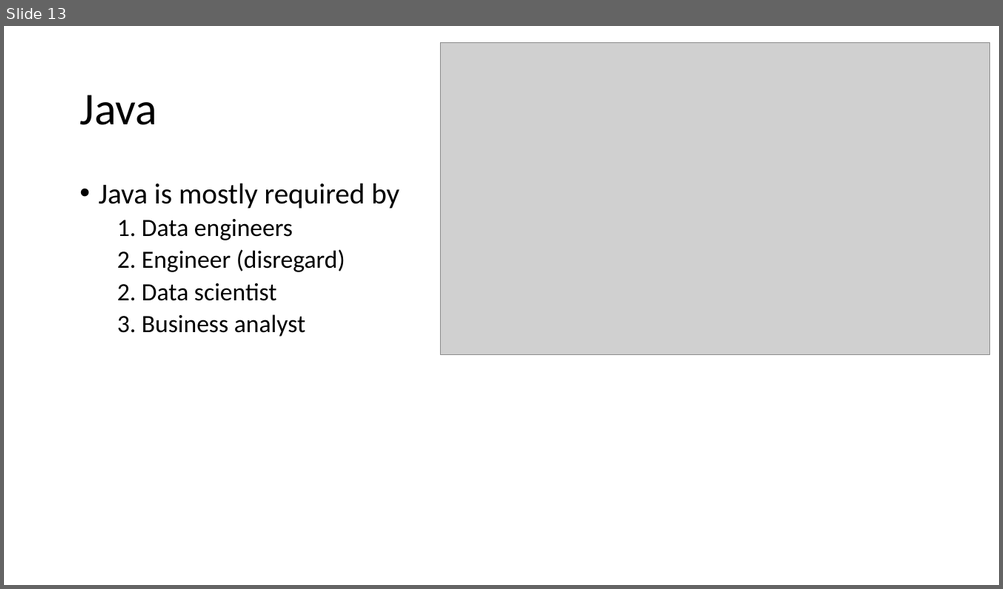
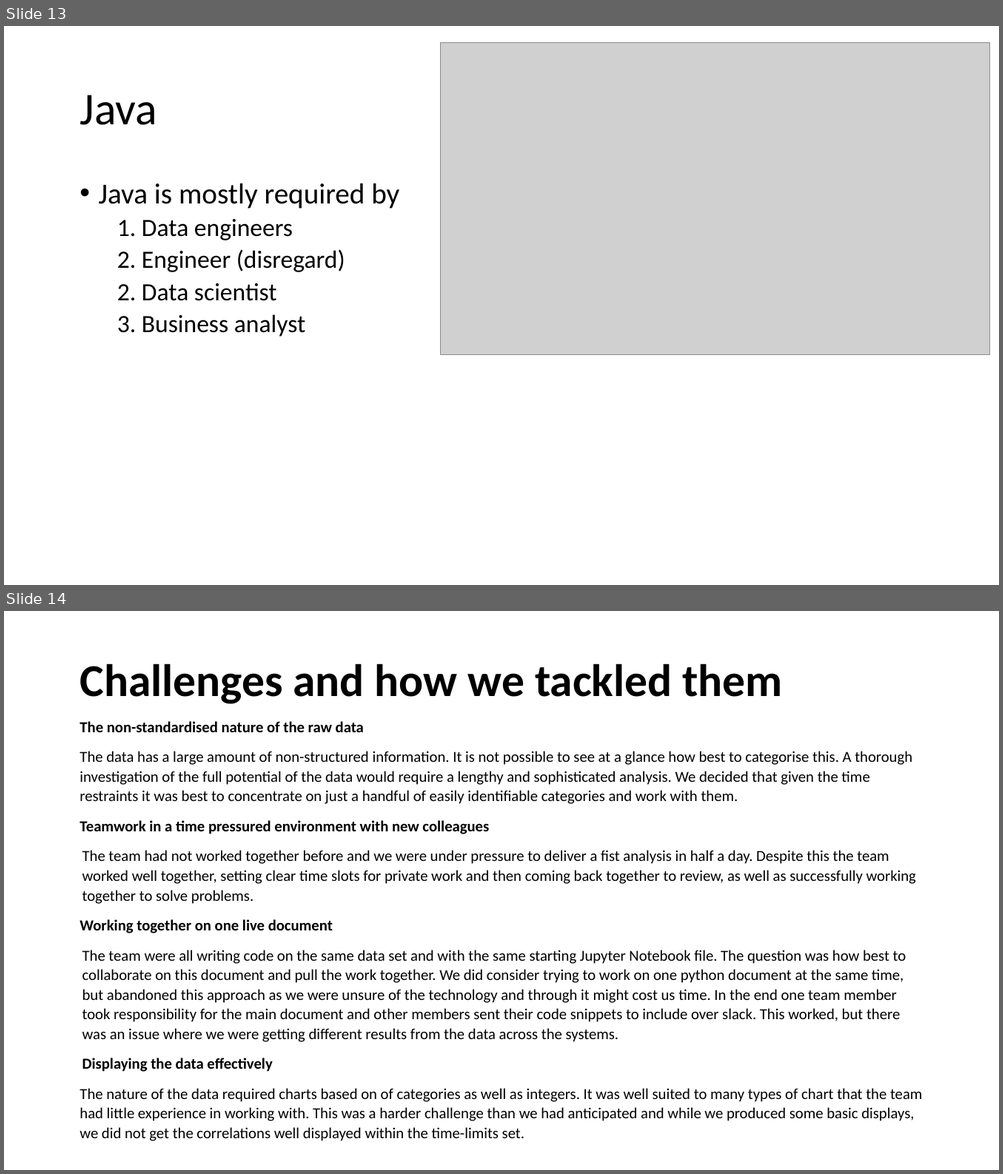
Before and after one commit to JosephineBiedermann/GroupProject1, a slide deck: Project1Presentation.pptx. Shown one above the other, each under a label of ours: slide 13 before the commit, slides 13 and 14 after it. The pictures are 1003x589 and 1003x1174 pixels, drawn with LibreOffice and Linux fonts; fonts in the diff are those of the drawing; grey boxes stand for pictures. Boxes give left, top, right and bottom in pixels: in the first picture for what was removed or moved away, otherwise in the second. Text is boxed around its words. In the diff, an @@ line names an element or a change of style, - is before the commit and + after.

```diff
--- a/Project1Presentation.pptx
+++ b/Project1Presentation.pptx
@@ slide 14 added at (4,611,999,1170), background #FFFFFF @@
@@ title added at (79,664,782,704), 44 pt, text #000000, bold @@
+Challenges and how we tackled them
@@ text added at (79,721,922,1142), 14.8 pt, text #000000 @@
+The non-standardised nature of the raw data
+The data has a large amount of non-structured information. It is not possible to see at a glance how best to categorise this. A thorough investigation of the full potential of the data would require a lengthy and sophisticated analysis. We decided that given the time restraints it was best to concentrate on just a handful of easily identifiable categories and work with them.
+Teamwork in a time pressured environment with new colleagues
+The team had not worked together before and we were under pressure to deliver a fist analysis in half a day. Despite this the team worked well together, setting clear time slots for private work and then coming back together to review, as well as successfully working together to solve problems.
+Working together on one live document
+The team were all writing code on the same data set and with the same starting Jupyter Notebook file. The question was how best to collaborate on this document and pull the work together. We did consider trying to work on one python document at the same time, but abandoned this approach as we were unsure of the technology and through it might cost us time. In the end one team member took responsibility for the main document and other members sent their code snippets to include over slack. This worked, but there was an issue where we were getting different results from the data across the systems.
+Displaying the data effectively
+The nature of the data required charts based on of categories as well as integers. It was well suited to many types of chart that the team had little experience in working with. This was a harder challenge than we had anticipated and while we produced some basic displays, we did not get the correlations well displayed within the time-limits set.
```
Also in this commit, not shown: 1 slide changed, 2 slides removed.
